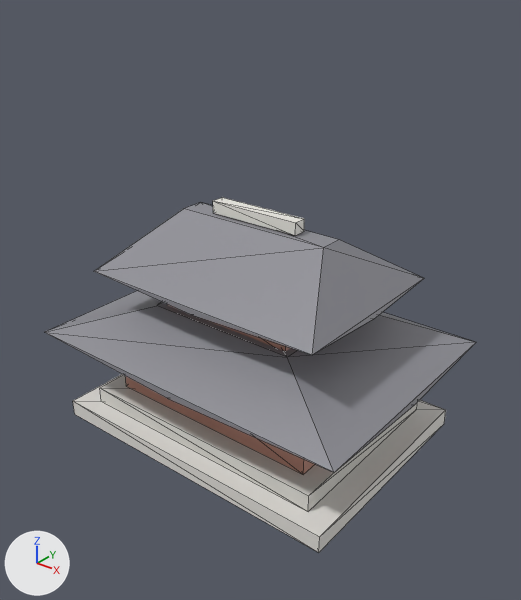
Two versions of the glTF model public/studio/v2.15.0/d_gyeongbok/model.glb, one commit apart.
The view is the same before and after, from a 50 mm camera at (7.38, -9.13, 8.27) aimed at (0.2, -0.16, 2.71). Lighting does not change. The marker at lower left points along +X, +Y and +Z. The first picture is the older version. Mesh edges are drawn as thin lines. Where no turn or scale is listed for an object, it has been applied to the vertices.

Names of what the first picture shows: 'part0', 'part1', 'part2', 'part3', 'part4', 'part5', 'part6'.
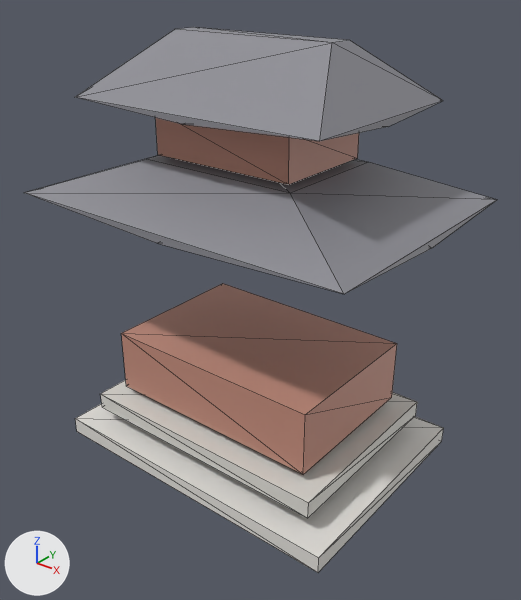
Pixel boxes [x1, y1, x2, y2] of what changed, in the pictures (521 x 600 px):
'part3', moved
    before: [45, 291, 476, 472]
    after: [24, 155, 496, 294]
'part5', moved
    before: [94, 202, 424, 355]
    after: [75, 27, 443, 141]
'part0', moved
    before: [73, 374, 446, 552]
    after: [75, 404, 444, 573]
'part4', moved (mostly hidden before)
    before: [167, 304, 290, 351]
    after: [156, 118, 359, 185]
'part2', unchanged, uncovered by the edit
    before: [125, 376, 315, 475]
    after: [121, 284, 397, 475]
'part6', unchanged, covered by the edit
    before: [213, 197, 304, 235]

What the commit changed:
me_geometry_0 is used by ob_part0; location (0.0, 0.0, 0.0).
me_geometry_0 had 8 vertices, 12 faces and spanned x -2.92..2.92, y -2.14..2.14, z 0.0..0.31.
me_geometry_0 now has 8 vertices, 12 faces and spans x -2.92..2.92, y -2.14..2.14, z -0.42..-0.1.
me_geometry_0 part 1: the whole mesh is moved by (0.0, 0.0, -0.42).
me_geometry_3 is used by ob_part3; location (0.0, 0.0, 0.0).
me_geometry_3 had 12 vertices, 20 faces and spanned x -3.24..3.24, y -2.34..2.34, z 1.69..2.43.
me_geometry_3 now has 12 vertices, 20 faces and spans x -3.24..3.24, y -2.34..2.34, z 4.4..5.14.
me_geometry_3 part 2: the whole mesh is moved by (0.0, 0.0, 2.71).
me_geometry_4 is used by ob_part4; location (0.0, 0.0, 0.0).
me_geometry_4 had 8 vertices, 12 faces and spanned x -1.35..1.35, y -0.94..0.94, z 2.36..3.11.
me_geometry_4 now has 8 vertices, 12 faces and spans x -1.35..1.35, y -0.94..0.94, z 5.21..5.95.
me_geometry_4 part 3: the whole mesh is moved by (0.0, 0.0, 2.85).
me_geometry_5 is used by ob_part5; location (0.0, 0.0, 0.0).
me_geometry_5 had 12 vertices, 20 faces and spanned x -2.38..2.38, y -1.71..1.71, z 2.97..4.05.
me_geometry_5 now has 12 vertices, 20 faces and spans x -2.38..2.38, y -1.71..1.71, z 6.02..7.1.
me_geometry_5 part 4: the whole mesh is moved by (0.0, 0.0, 3.05).
